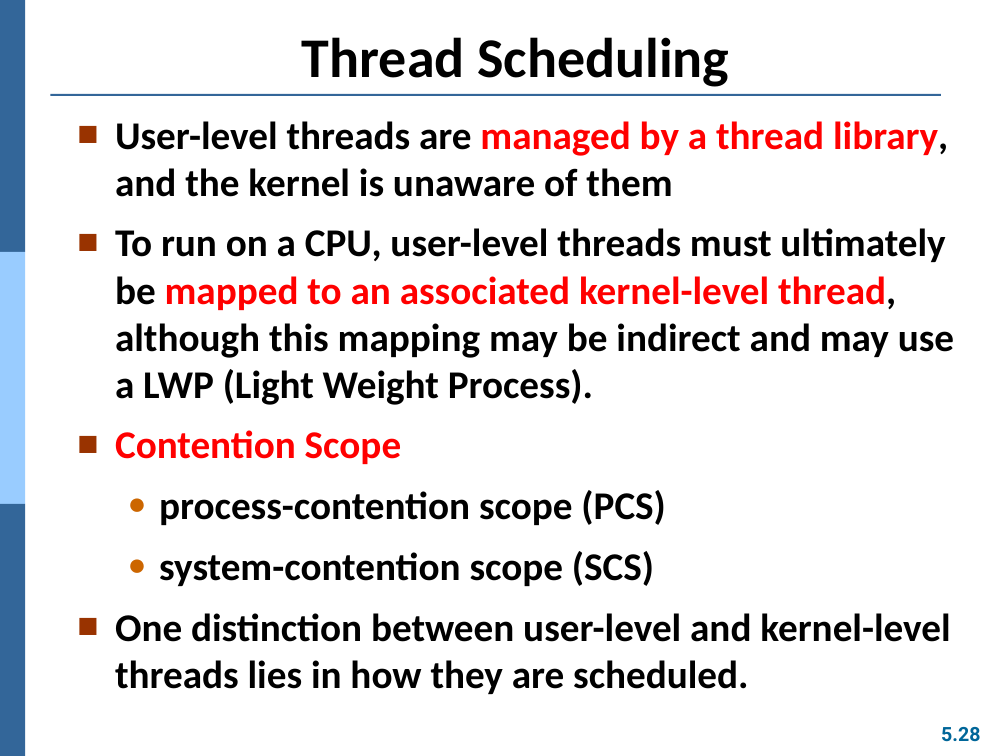
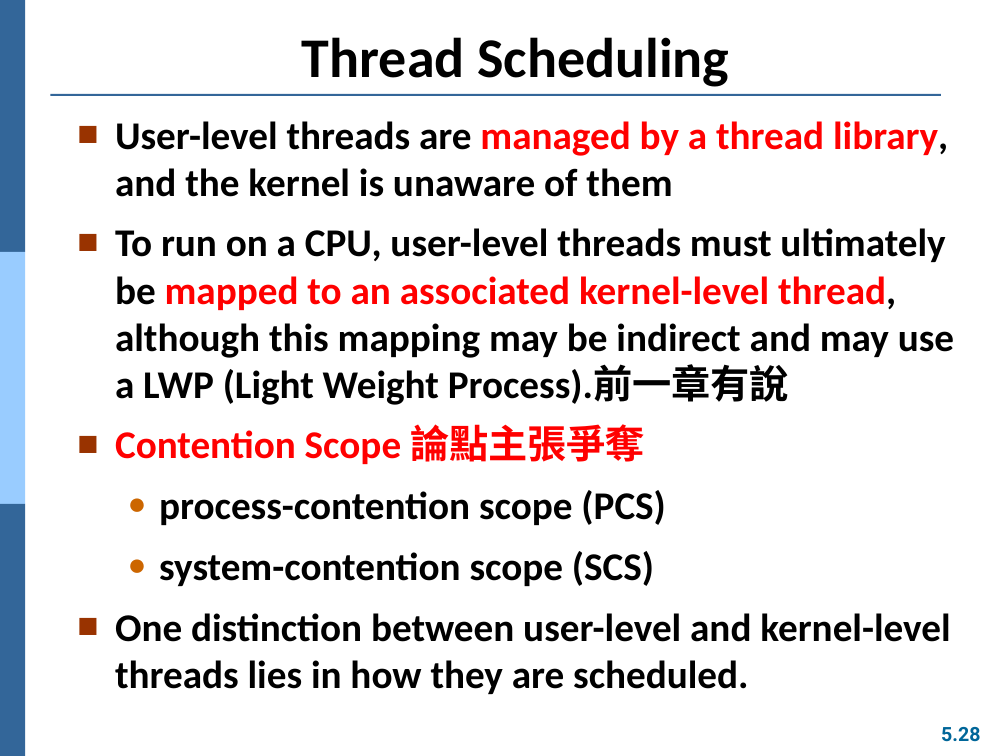
Before and after one commit to Yang09701194/OS_Learning, a slide deck: slide 28 of ch05.pptx. Drawn at 1008x756 pixels with LibreOffice and Linux fonts; fonts in the diff are those of the drawing. Boxes give left, top, right and bottom in pixels: in the first picture for what was removed or moved away, otherwise in the second. Text is boxed around its words. In the diff, an @@ line names an element or a change of style, - is before the commit and + after.

```diff
--- a/ch05.pptx
+++ b/ch05.pptx
@@ text at bbox=[115, 228, 954, 464]: text changed @@
-■ To run on a CPU, user-level threads must ultimately be mapped to an associated kernel-level thread, although this mapping may be indirect and may use a LWP (Light Weight Process).
-■ Contention Scope
+■ To run on a CPU, user-level threads must ultimately be mapped to an associated kernel-level thread, although this mapping may be indirect and may use a LWP (Light Weight Process).前一章有說
+■ Contention Scope 論點主張爭奪
```
Also in this commit, not shown: 18 other slides changed, 1 slide added.
